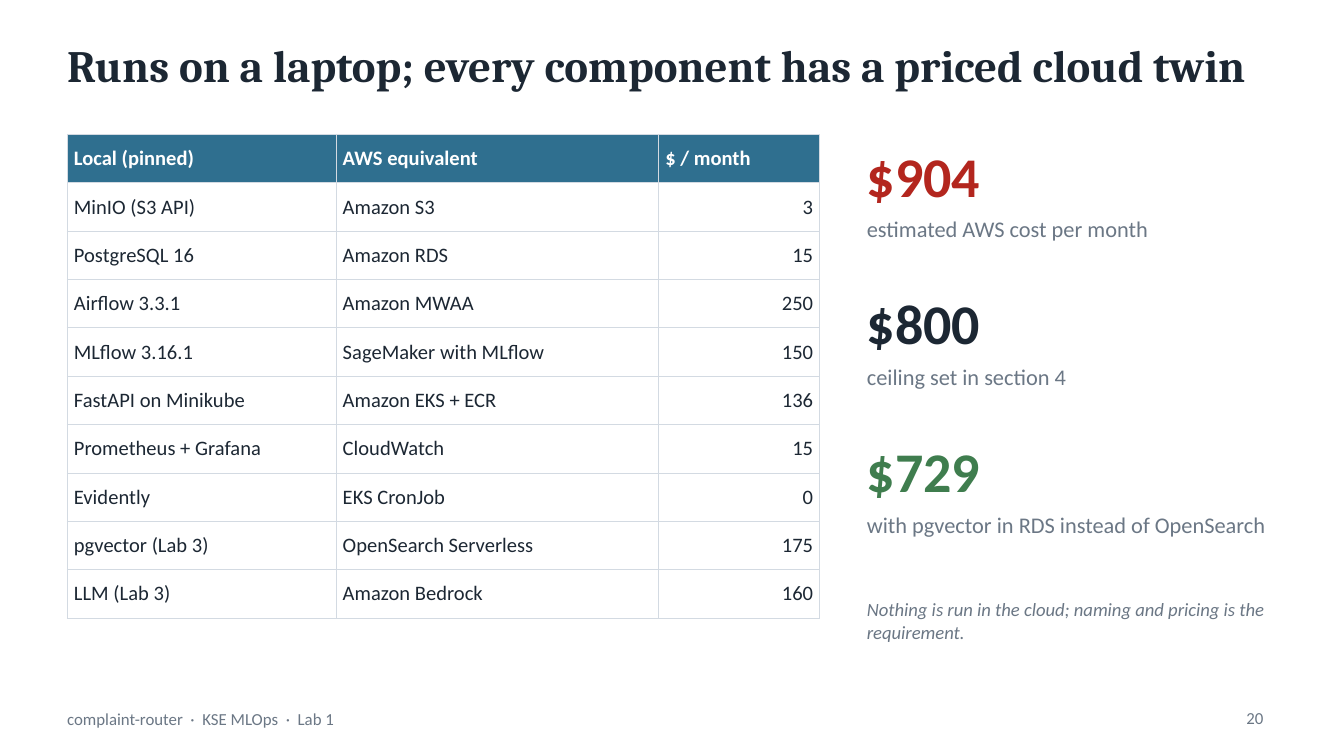
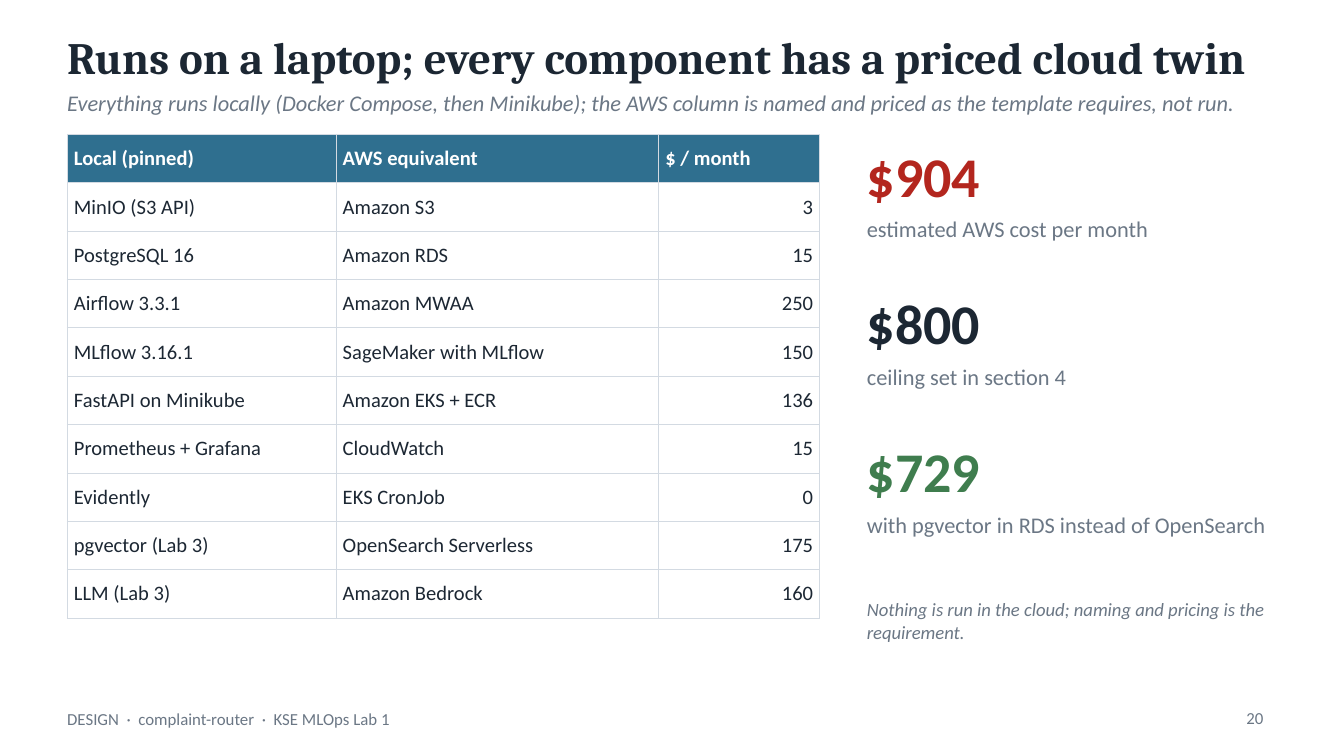
Before and after one commit to goodfrog33/kse-mlops-complaint-router, a slide deck: slide 20 of docs/presentation/complaint-router-lab1.pptx. Drawn at 1344x756 pixels with LibreOffice and Linux fonts; fonts in the diff are those of the drawing. Boxes give left, top, right and bottom in pixels: in the first picture for what was removed or moved away, otherwise in the second. Text is boxed around its words. In the diff, an @@ line names an element or a change of style, - is before the commit and + after.

```diff
--- a/docs/presentation/complaint-router-lab1.pptx
+++ b/docs/presentation/complaint-router-lab1.pptx
@@ title "Runs on a laptop; every ...": place and size @@
-title "Runs on a laptop; every ..." at bbox=[67, 51, 1245, 92]
+title "Runs on a laptop; every ..." at bbox=[67, 43, 1245, 84]
@@ text added at bbox=[67, 95, 1234, 115], 12 pt, text #6B7785, italic @@
+Everything runs locally (Docker Compose, then Minikube); the AWS column is named and priced as the template requires, not run.
@@ text at bbox=[67, 713, 390, 728]: text changed @@
-complaint-router · KSE MLOps · Lab 1
+DESIGN · complaint-router · KSE MLOps Lab 1
```
Also in this commit, not shown: 19 other slides changed, 4 slides added, 4 slides removed, 1 other file.
